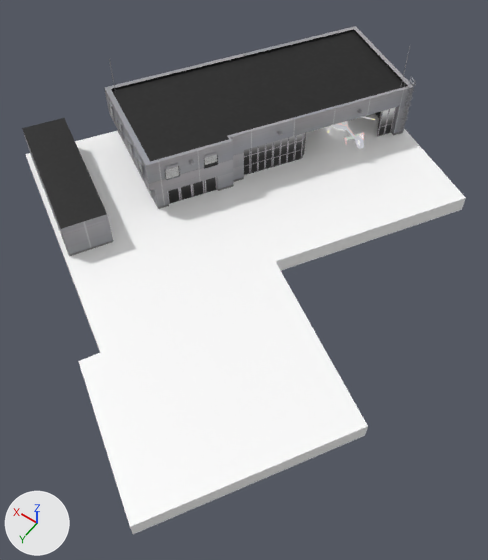
The Blender file blender/loww-fest.blend, before and after one commit.
The view is the same before and after, from a 50 mm camera at (-22.4, 26.1, 62.7) aimed at (6.8, -14.8, -1.7). Every picture has the same lights, and +X, +Y and +Z are marked at lower left.

In view in the first picture: '229', 'building.184', 'building.189'.
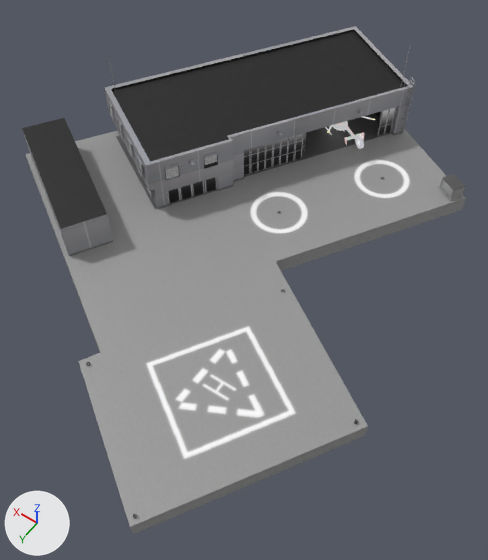
Changed parts and their boxes [x1, y1, x2, y2] in the pictures (488 x 560 px):
part 1 of me_building_189_mesh, added: after [438, 174, 465, 201]
part 2 of me_building_189_mesh, added: after [86, 289, 358, 519]
part 3 of me_building_189_mesh, recoloured (white to grey): [26, 113, 466, 534] in both

The edits, one by one:
Picture 'loww-fest-pad.png' (img_loww_fest_pad_png) is new.
Material 'Default.001' (mat_default_001) is new.
Its texture is img_loww_fest_pad_png.
me_building_189_mesh is used by ob_building_189; location (8.1, -14.2, -1.1); rotation (1.571, 0.0, 0.0), in degrees (90, 0, 0).
me_building_189_mesh had 16 vertices, 9 faces and spanned x -23.0..35.2, y -1.1..1.1, z -29.8..43.0.
me_building_189_mesh now has 89 vertices, 69 faces and spans x -23.0..35.2, y -1.1..3.0, z -29.8..43.0.
me_building_189_mesh part 1: a new loose piece of 25 vertices spanning x -17.2..-13.8, y 1.1..3.0, z 25.6..28.8, in mat_default_001 (its picture is missing).
Part 2, on me_building_189_mesh:
48 vertices are added at x -22.0..5.0, y 1.1..1.5, z -29.0..1.1.
36 new faces join them.
me_building_189_mesh part 3: 9 faces spanning x -23.0..35.2, y -1.1..1.1, z -29.8..43.0 switch from mat_default (white #ffffff) to mat_default_001 (its picture is missing).
